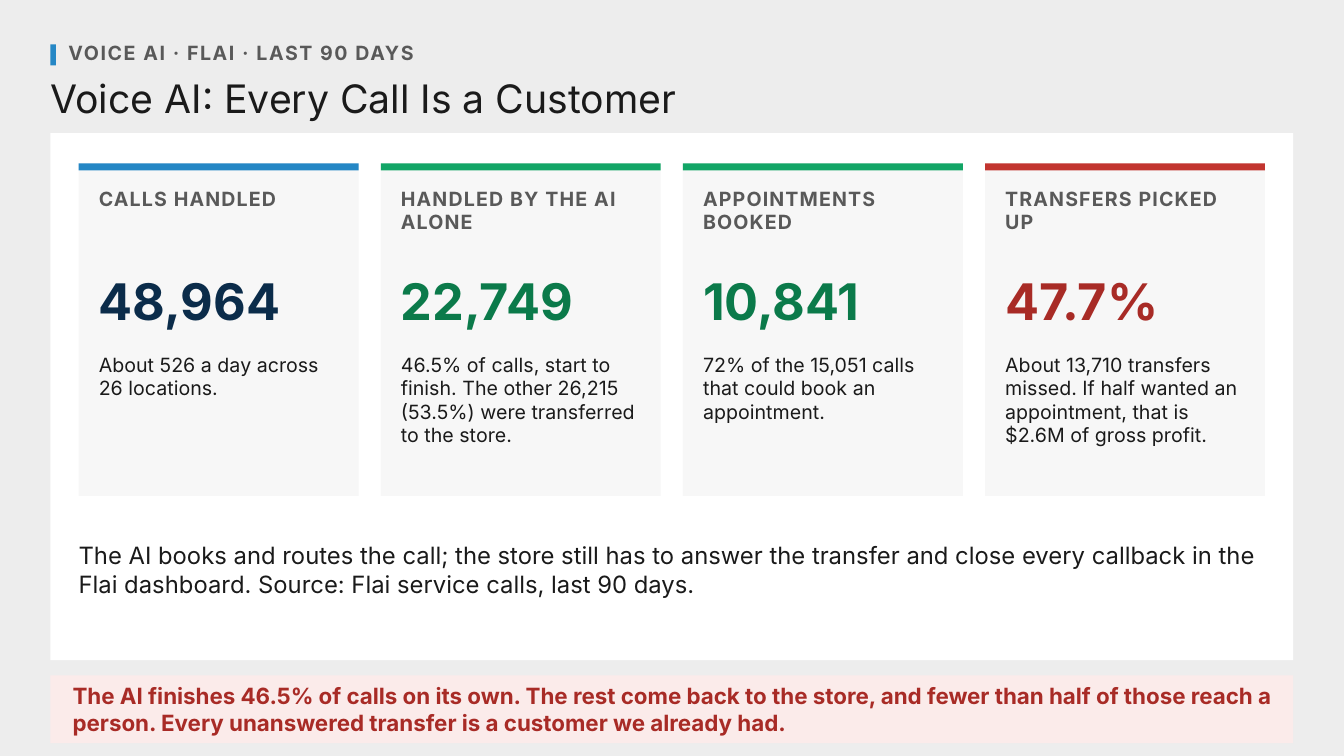
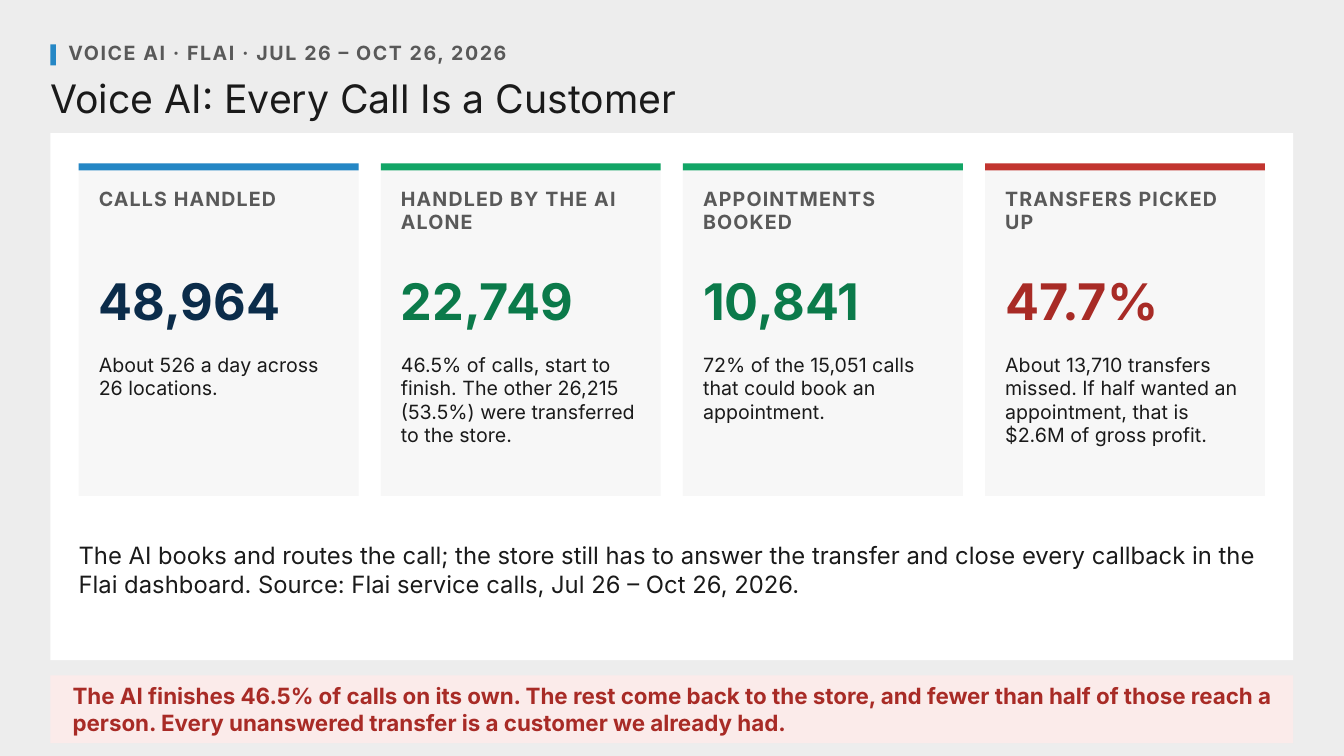
Before and after one commit to Ndresner/Noah, a slide deck: slide 1 of day2-deck/decks/Voice AI - Flai.pptx. Drawn at 1344x756 pixels with LibreOffice and Linux fonts; fonts in the diff are those of the drawing. Boxes give left, top, right and bottom in pixels: in the first picture for what was removed or moved away, otherwise in the second. Text is boxed around its words. In the diff, an @@ line names an element or a change of style, - is before the commit and + after.

```diff
--- a/day2-deck/decks/Voice AI - Flai.pptx
+++ b/day2-deck/decks/Voice AI - Flai.pptx
@@ text at (x1=68, y1=45, x2=506, y2=64): text changed @@
-VOICE AI · FLAI · LAST 90 DAYS
+VOICE AI · FLAI · JUL 26 – OCT 26, 2026
@@ text at (x1=79, y1=546, x2=1255, y2=597): text changed @@
-The AI books and routes the call; the store still has to answer the transfer and close every callback in the Flai dashboard. Source: Flai service calls, last 90 days.
+The AI books and routes the call; the store still has to answer the transfer and close every callback in the Flai dashboard. Source: Flai service calls, Jul 26 – Oct 26, 2026.
```
Also in this commit, not shown: 1 other slide changed, 40 other files.
